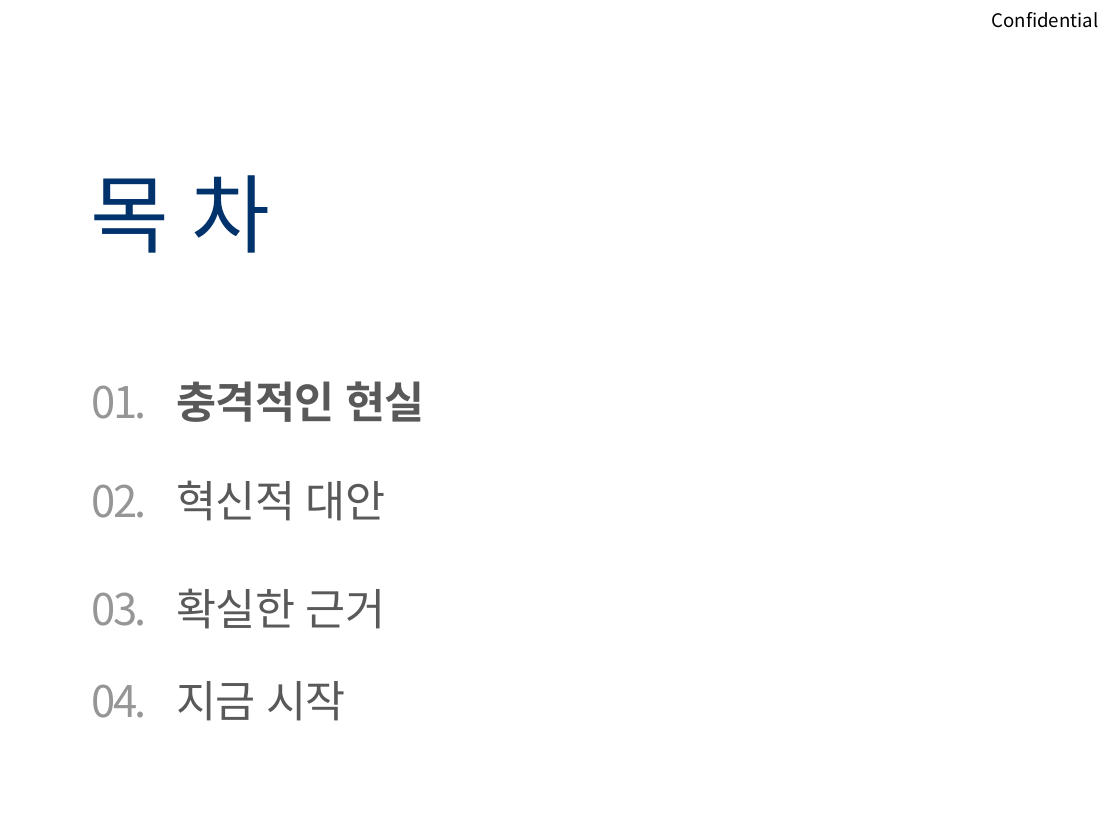
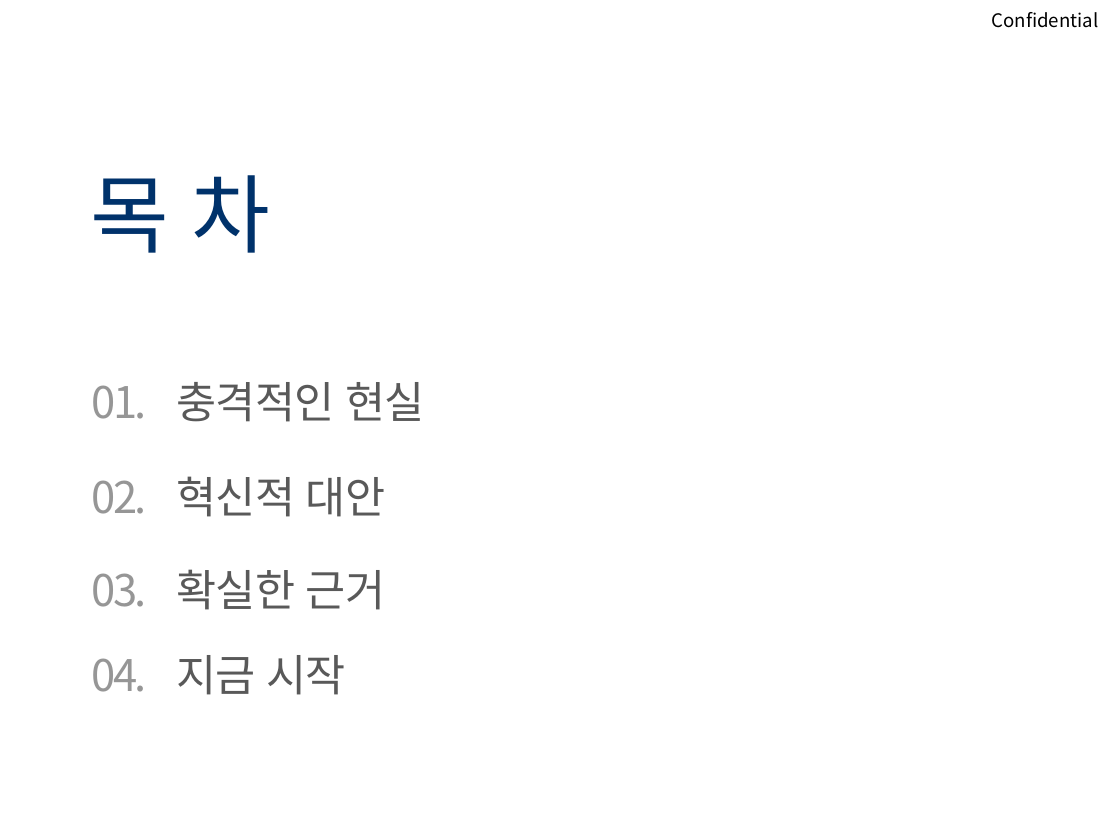
Before and after one commit to jlinsights/FamilyOffice, a slide deck: slide 2 of public/중고차거래업 자금조달 혁신방안.pptx. Drawn at 1120x840 pixels with LibreOffice and Linux fonts; fonts in the diff are those of the drawing; background and template pictures are left out. Boxes give left, top, right and bottom in pixels: in the first picture for what was removed or moved away, otherwise in the second. Text is boxed around its words. In the diff, an @@ line names an element or a change of style, - is before the commit and + after.

```diff
--- a/public/중고차거래업 자금조달 혁신방안.pptx
+++ b/public/중고차거래업 자금조달 혁신방안.pptx
@@ text "충격적인 현실" at (177,382,424,422): bold off @@
@@ text "02.": place and size @@
-text "02." at (91,484,146,518)
+text "02." at (91,480,146,514)
@@ text "혁신적 대안": place and size @@
-text "혁신적 대안" at (177,480,385,521)
+text "혁신적 대안" at (177,476,385,517)
@@ text "03.": place and size @@
-text "03." at (91,592,146,626)
+text "03." at (91,573,146,607)
@@ text "확실한 근거": place and size @@
-text "확실한 근거" at (177,588,385,629)
+text "확실한 근거" at (177,569,385,610)
@@ text "04.": place and size @@
-text "04." at (91,684,146,718)
+text "04." at (91,658,146,692)
@@ text "지금 시작": place and size @@
-text "지금 시작" at (177,681,346,721)
+text "지금 시작" at (177,655,346,695)
```
Also in this commit, not shown: 3 other slides changed, 4 slides added, 1 slide removed, 15 other files.
